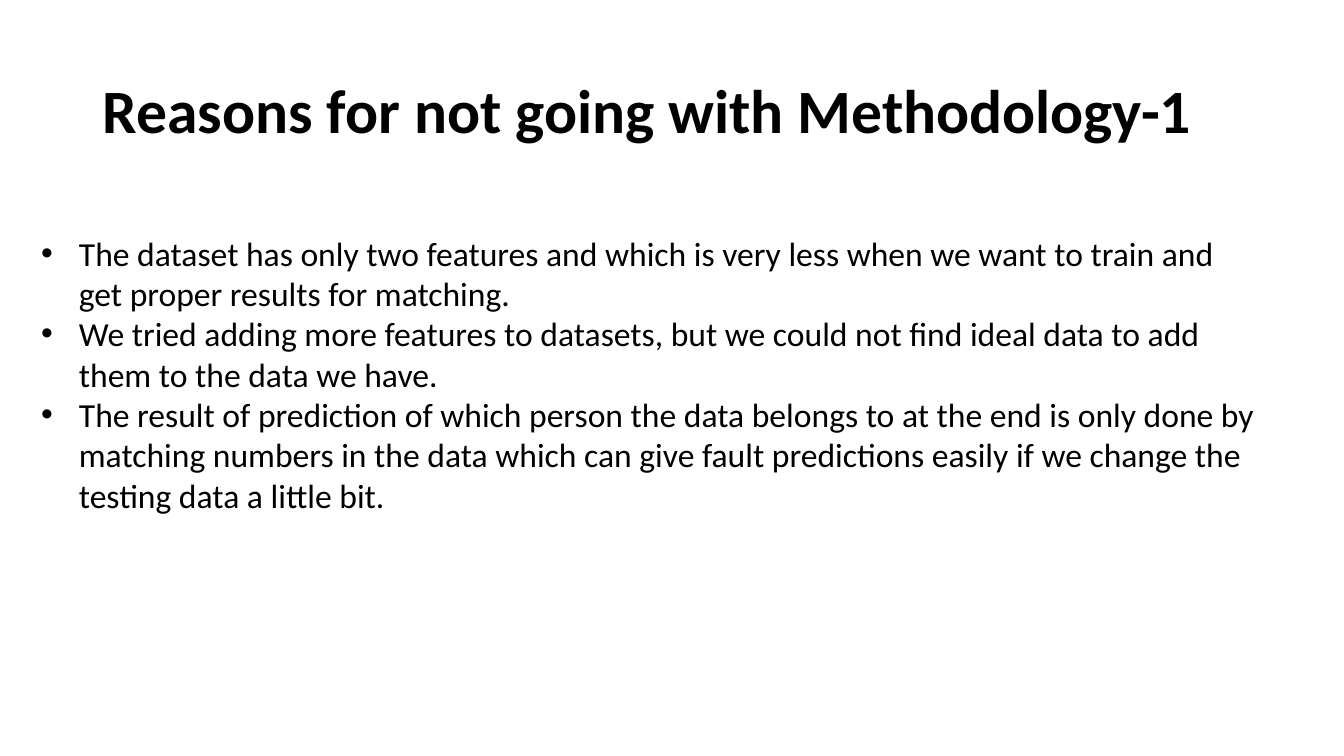
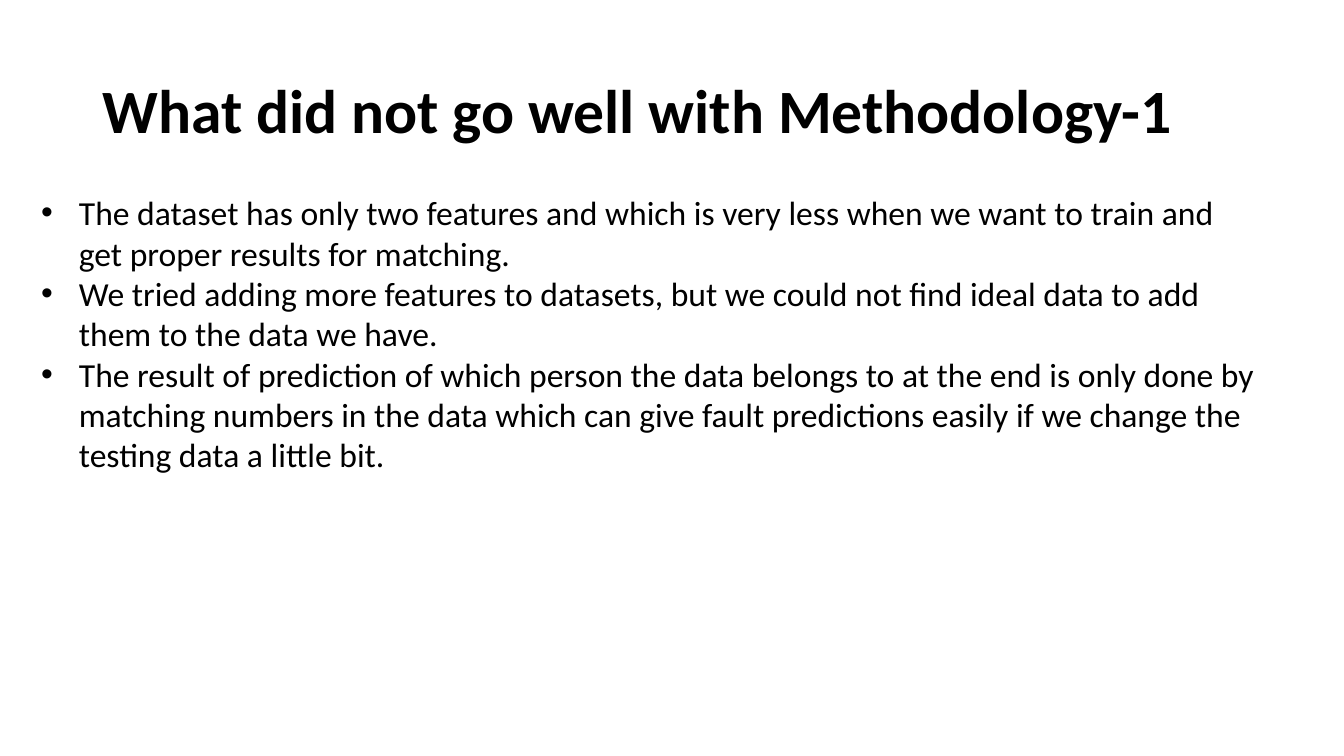
Before and after one commit to uma0441/TwoFactorAuthentication, a slide deck: slide 14 of Final.pptx. Drawn at 1344x756 pixels with LibreOffice and Linux fonts; fonts in the diff are those of the drawing. Boxes give left, top, right and bottom in pixels: in the first picture for what was removed or moved away, otherwise in the second. Text is boxed around its words. In the diff, an @@ line names an element or a change of style, - is before the commit and + after.

Commit message:
made changes

```diff
--- a/Final.pptx
+++ b/Final.pptx
@@ title at [102, 89, 1171, 144]: text changed @@
-Reasons for not going with Methodology-1
+What did not go well with Methodology-1
@@ text "The dataset has only two ...": place and size @@
-text "The dataset has only two ..." at [79, 242, 1254, 514]
+text "The dataset has only two ..." at [79, 201, 1254, 473]
```
Also in this commit, not shown: 2 other slides changed, 1 slide removed.
